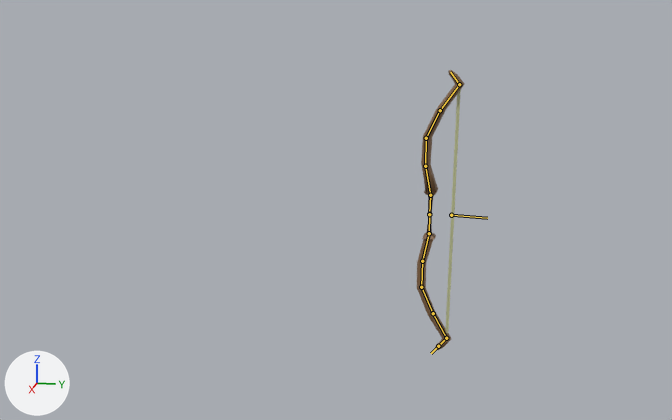
What one commit did to the FBX model CommentGame3D/Assets/Game/Player/Model3d/Bow.fbx.
Before and after are seen from a camera (50 mm lens) standing at (12.99, 1.22, 3.42) and looking at (0.12, -1.35, 0.2). The lights are fixed; the arrows at lower left show +X, +Y and +Z. The older version comes first. The bones that change, and the others that lie on the model, are drawn over the model as lines.

In view in the first picture: 'Handle'.
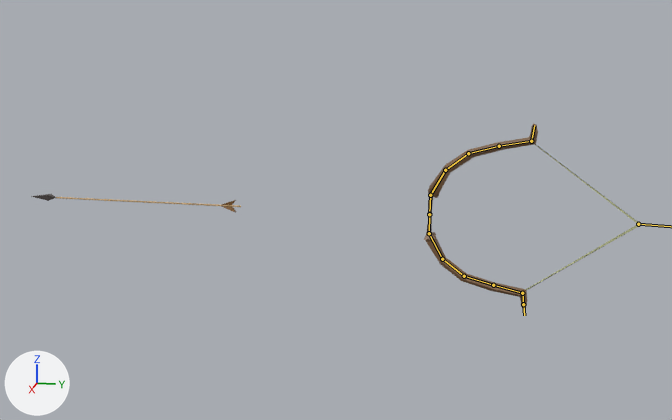
The newer file adds an action. The first version stands in its rest pose; the second is drawn at frame 30 of the action 'Armature|ArmatureAction'.

What the commit changed:
Bone 'Bone.001' (bone_bone_001) turns from (0, 0, 0) to (-40, 0, 0) degrees about its own x, y and z.
Bone 'Bone.002' (bone_bone_002) turns from (0, 0, 0) to (-13, 0, 0) degrees about its own x, y and z.
Bone 'Bone.003' (bone_bone_003) turns from (0, 0, 0) to (3, 0, 0) degrees about its own x, y and z.
Bone 'Bone.004' (bone_bone_004) turns from (0, 0, 0) to (5, 0, 0) degrees about its own x, y and z.
Bone 'Bone.007' (bone_bone_007) turns from (0, 0, 0) to (40, 0, 0) degrees about its own x, y and z.
Bone 'Bone.008' (bone_bone_008) turns from (0, 0, 0) to (0, 0, -13) degrees about its own x, y and z.
Bone 'Bone.009' (bone_bone_009) turns from (0, 0, 0) to (-2, 0, 0) degrees about its own x, y and z.
Bone 'Bone.010' (bone_bone_010) turns from (0, 0, 0) to (-3, 0, 0) degrees about its own x, y and z.
Bone 'String' (bone_string) moves from (0.0, 0.0, 0.0) to (0.0, 11.79, 0.35).

Boxes [x1, y1, x2, y2] around the edits, measured in the pictures (672 x 420 px):
'Handle', posed (354% wider, 34% shorter)
    before: [417, 70, 464, 350]
    after: [424, 124, 641, 309]
'Base', now drawn
    after: [31, 194, 241, 213]
    faces in mat_base (brown #cba877): [56, 197, 241, 207]
bone 'Bone.001', root to tip
    before: (430, 195) to (425, 166)
    after: (430, 195) to (445, 170)
bone 'Bone.002', root to tip
    before: (425, 166) to (426, 138)
    after: (445, 170) to (468, 153)
bone 'Bone.003', root to tip
    before: (426, 138) to (440, 110)
    after: (468, 153) to (499, 146)
bone 'Bone.004', root to tip
    before: (440, 110) to (459, 84)
    after: (499, 146) to (531, 141)
bone 'Bone.007', root to tip
    before: (429, 233) to (422, 261)
    after: (429, 233) to (442, 259)
bone 'Bone.008', root to tip
    before: (422, 261) to (421, 287)
    after: (442, 259) to (464, 276)
bone 'Bone.009', root to tip
    before: (421, 287) to (433, 313)
    after: (464, 276) to (493, 285)
bone 'Bone.010', root to tip
    before: (433, 313) to (446, 338)
    after: (493, 285) to (522, 293)
